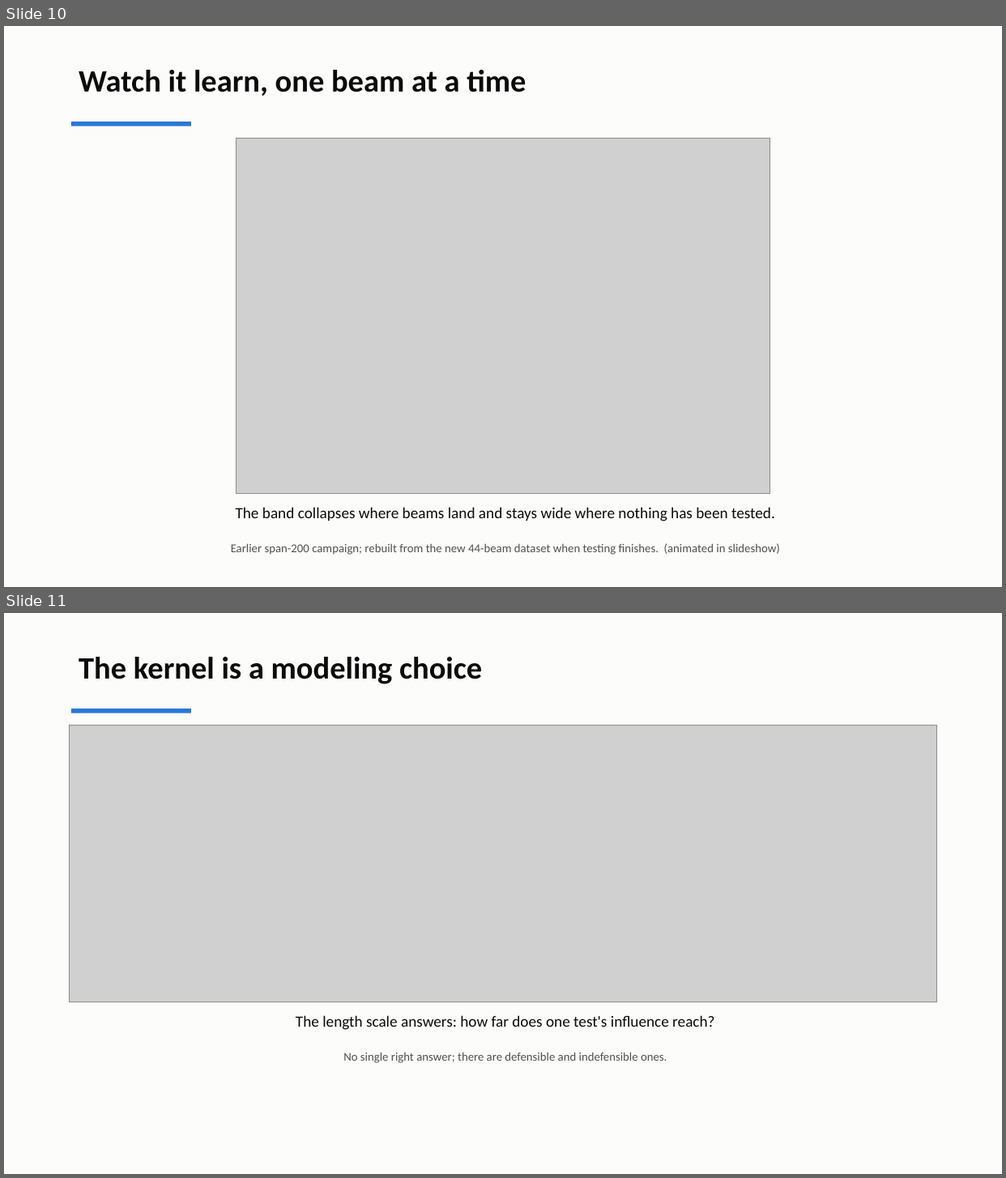
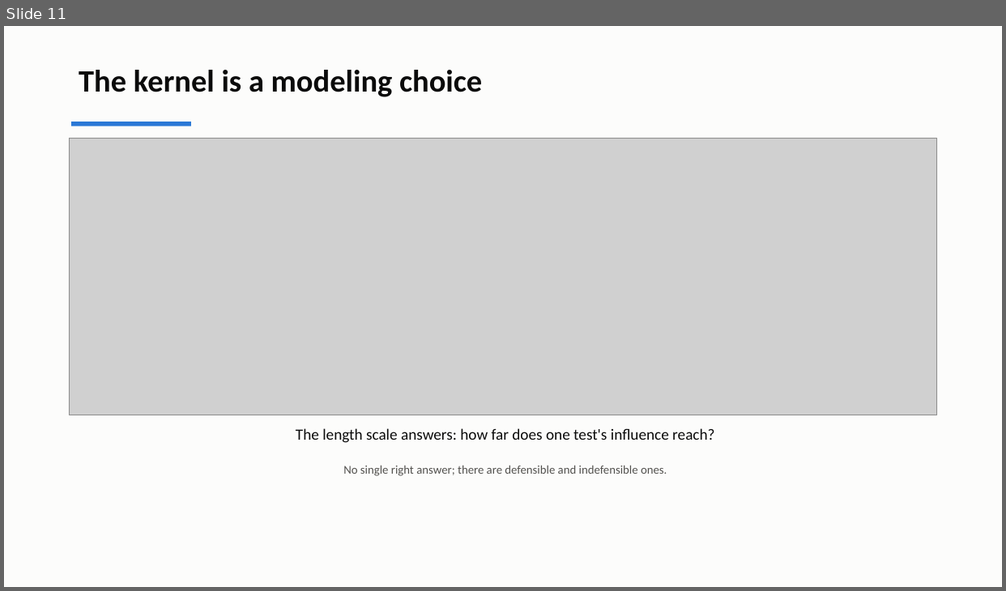
Before and after one commit to andrewvoss8-boop/core-me-data-science-activities-public, a slide deck: me323/Module1_drafts/ME323_Module1_Lecture2.pptx. Shown one above the other, each under a label of ours: slides 10 and 11 before the commit, slide 11 after it. The pictures are 1006x1178 and 1006x591 pixels, drawn with LibreOffice and Linux fonts; fonts in the diff are those of the drawing; grey boxes stand for pictures. Boxes give left, top, right and bottom in pixels: in the first picture for what was removed or moved away, otherwise in the second. Text is boxed around its words. In the diff, an @@ line names an element or a change of style, - is before the commit and + after.

```diff
--- a/me323/Module1_drafts/ME323_Module1_Lecture2.pptx
+++ b/me323/Module1_drafts/ME323_Module1_Lecture2.pptx
@@ slide 10 removed at box(4, 26, 1002, 587), background #FCFCFB @@
@@ text removed at box(79, 70, 526, 96) @@
-Watch it learn, one beam at a time
@@ rectangle removed at box(71, 122, 191, 126) @@
@@ picture removed at box(236, 139, 770, 494) @@
@@ text removed at box(236, 507, 775, 522) @@
-The band collapses where beams land and stays wide where nothing has been tested.
@@ text removed at box(231, 544, 780, 555) @@
-Earlier span-200 campaign; rebuilt from the new 44-beam dataset when testing finishes. (animated in slideshow)
```
Also in this commit, not shown: 11 slides changed, 6 slides added, 4 other slides removed, 9 other files.
